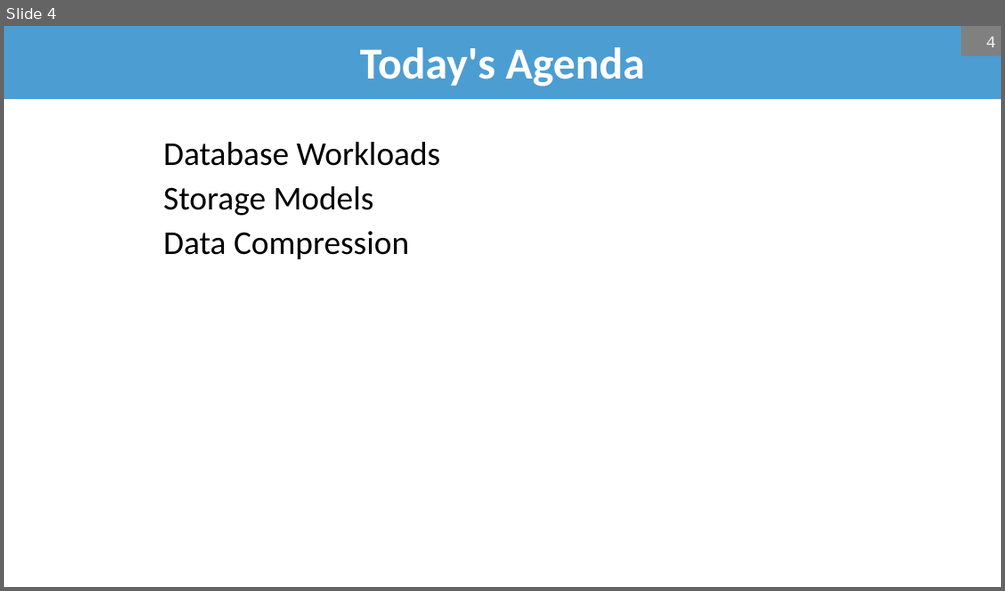
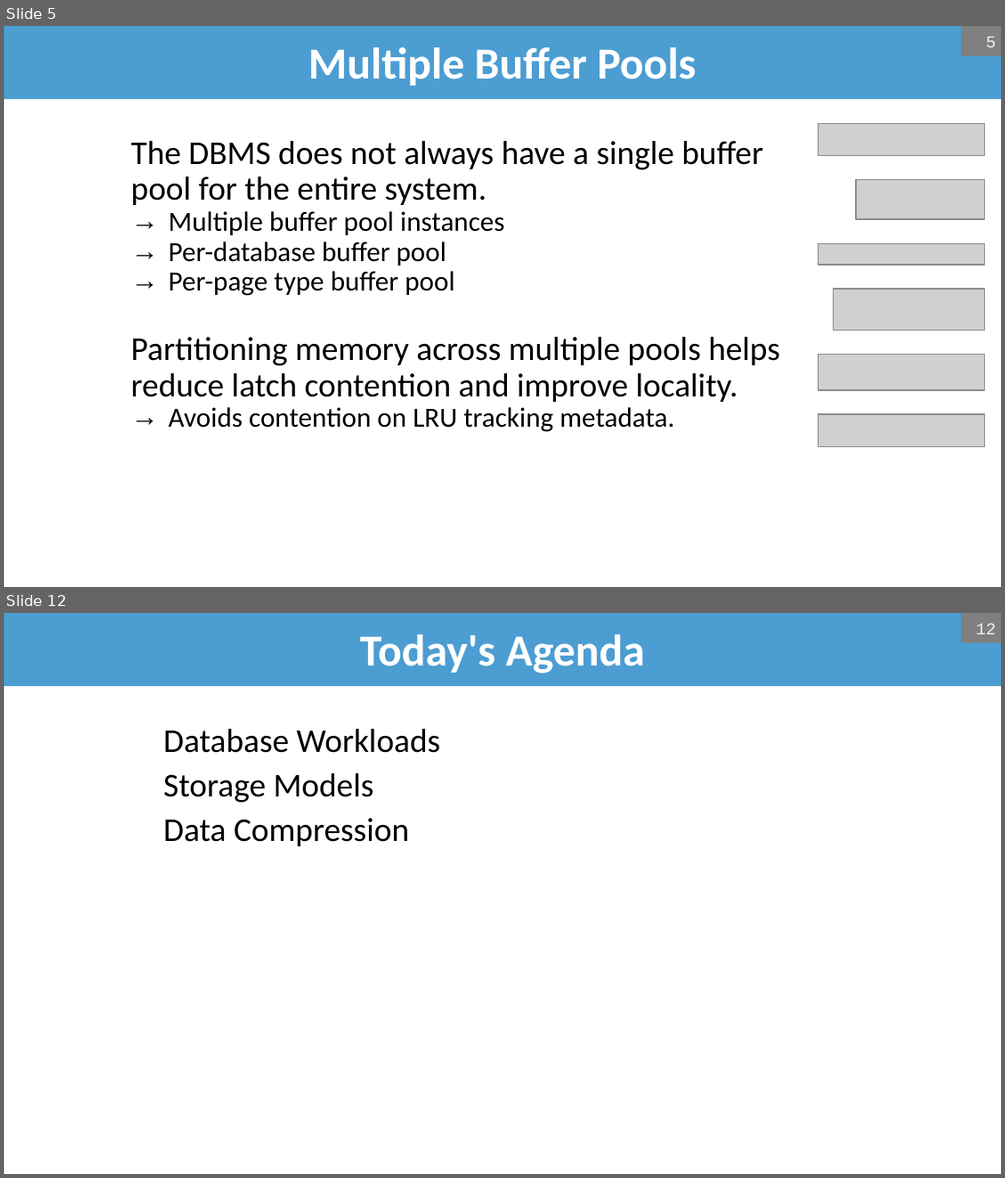
Before and after one commit to bsb20/bsb20.github.io, a slide deck: docs/421_f26/lectures/L6.pptx. Shown one above the other, each under a label of ours: slide 4 before the commit, slides 5 and 12 after it; the slides between them are not shown. The pictures are 1005x591 and 1005x1178 pixels, drawn with LibreOffice and Linux fonts; fonts in the diff are those of the drawing; grey boxes stand for pictures; background and template pictures are left out. Boxes give left, top, right and bottom in pixels: in the first picture for what was removed or moved away, otherwise in the second. Text is boxed around its words. In the diff, an @@ line names an element or a change of style, - is before the commit and + after.

```diff
--- a/docs/421_f26/lectures/L6.pptx
+++ b/docs/421_f26/lectures/L6.pptx
@@ slide 5 added at (4,26,1001,587), background #FFFFFF @@
@@ title added at (4,26,1001,99), fill #4C9DD2, 32 pt, text #FFFFFF, bold @@
+Multiple Buffer Pools
@@ page number added at (961,26,1001,56), fill #808080, 12 pt, text #F2F2F2 @@
+5
@@ picture added at (818,124,985,156) @@
@@ text added at (131,141,780,432), 24 pt, text #000000 @@
+The DBMS does not always have a single buffer pool for the entire system.
+  → Multiple buffer pool instances
+  → Per-database buffer pool
+  → Per-page type buffer pool
+Partitioning memory across multiple pools helps reduce latch contention and improve locality.
+  → Avoids contention on LRU tracking metadata.
@@ picture added at (857,179,985,219) @@
@@ picture added at (818,243,985,265) @@
@@ picture added at (833,289,985,330) @@
@@ picture added at (818,354,985,390) @@
@@ picture added at (818,414,985,447) @@
@@ what was slide 4 is now slide 12 @@
@@ page number at (976,623,995,634): text changed @@
-4
+12
```
Also in this commit, not shown: 6 slides changed, 12 other slides added, 1 slide removed, 1 other file.
